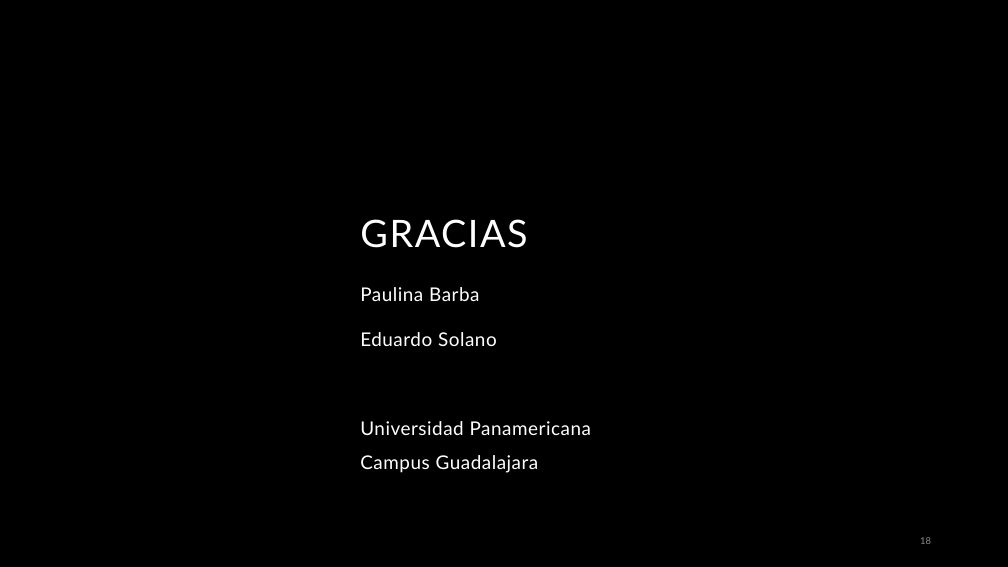
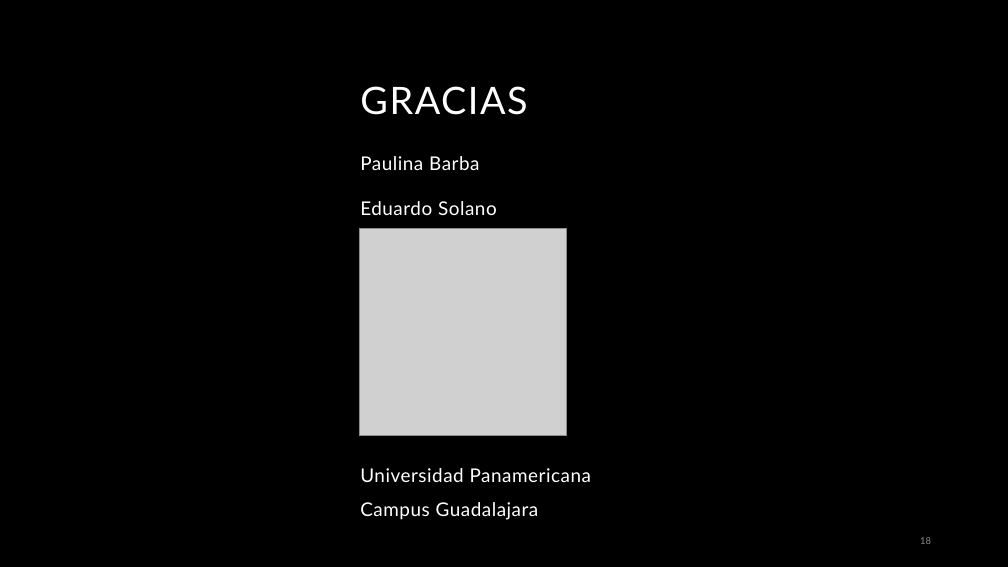
Before and after one commit to esolanoo/QuantumNeuralNetwork, a slide deck: slide 18 of Red Neuronal Cuántica (QNN).pptx. Drawn at 1008x567 pixels with LibreOffice and Linux fonts; fonts in the diff are those of the drawing; grey boxes stand for pictures; background and template pictures are left out. Boxes give left, top, right and bottom in pixels: in the first picture for what was removed or moved away, otherwise in the second. Text is boxed around its words. In the diff, an @@ line names an element or a change of style, - is before the commit and + after.

Commit message:
PoowerPoint

```diff
--- a/Red Neuronal Cuántica (QNN).pptx
+++ b/Red Neuronal Cuántica (QNN).pptx
@@ title "GRACIAS": place and size @@
-title "GRACIAS" at (360,219,527,248)
+title "GRACIAS" at (360,86,527,115)
@@ subtitle "Paulina Barba" rewrapped from (360,287,591,473) to (360,156,591,520) @@
@@ picture added at (359,228,566,436) @@
```
